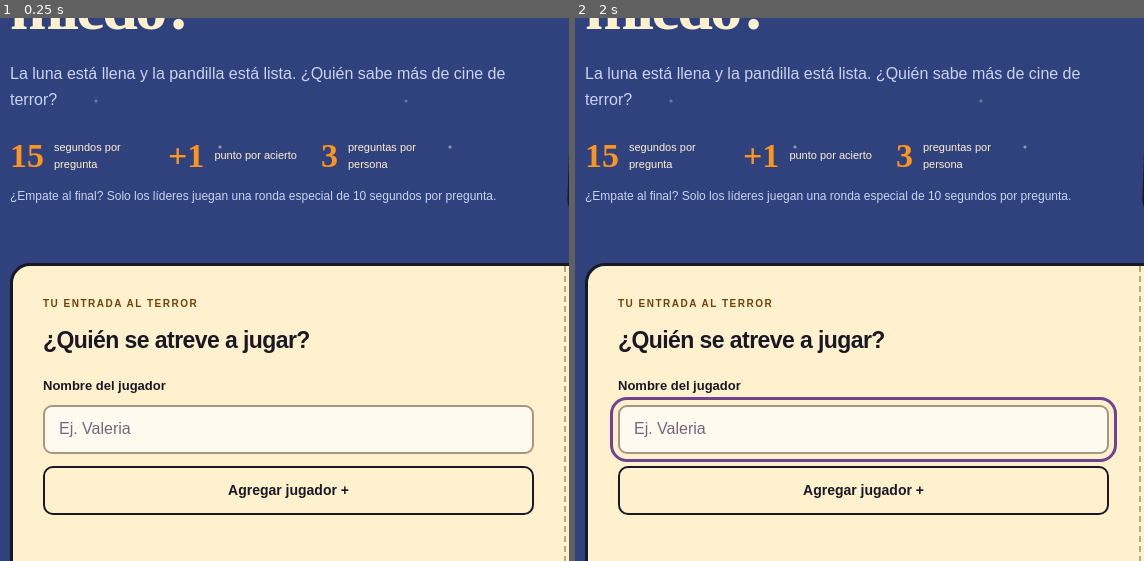
Above: before the commit, frames 1-2 (left to right).
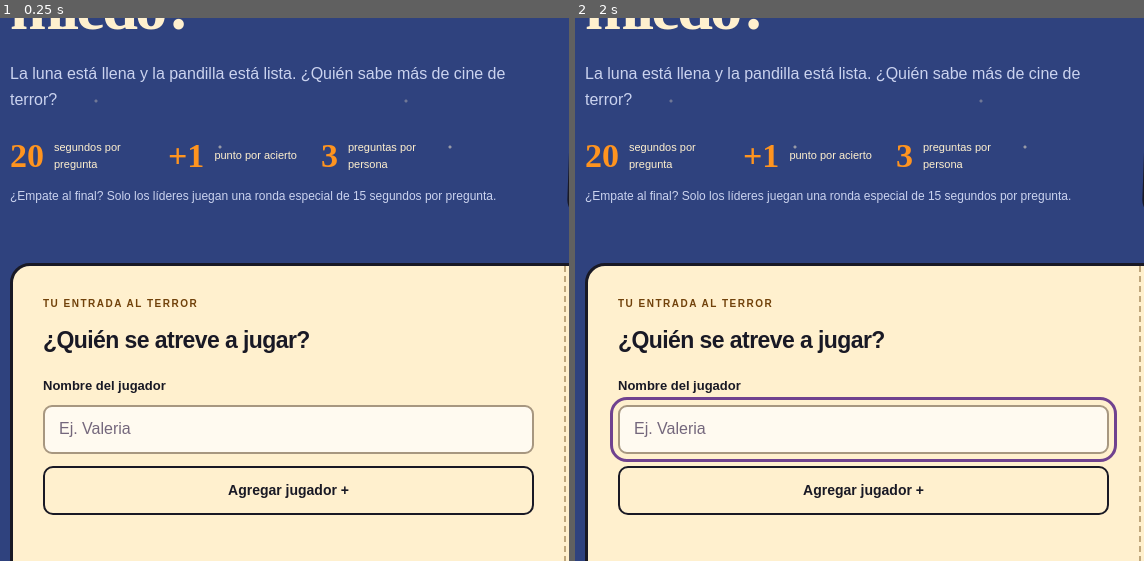
Above: after the commit, the same moments.

Repository: eddevelit/TriviaHalloween2026
Page: browser page public/index.html
The page is run twice, just before and just after one commit, with the same random seed, the same clock (stepped at 60 frames per second) and the same inputs.
Inputs (mouse positions are % of the whole screen's width and height, from its top left):
- Up to frame 1 (0.25 s): no input
- Up to frame 2 (2 s): click "Sonido activado" at 1.27 s; click (25, 68) at 1.87 s; type "5" at 1.87 s; tap Enter at 1.9 s
The pictures show only the part of the screen within x 0-50%, y 30-80%; the shares and areas given below are measured in that part.

The runs differ from the first frame. In frame 1, 0.1% of the frame differs, in the area x 1-65%, y 23-34%; in frame 2, 0.1%.

Commit message:
Increase question time limits by five seconds

Diff:
--- a/public/app.js
+++ b/public/app.js
@@ -1,4 +1,4 @@
-import { registerPlayer, createGame, beginQuestion, answerQuestion, nextTurn, getCurrentPlayer, getWinners, ROUND_COUNT, MAX_PLAYERS } from './game.js';
+import { registerPlayer, createGame, beginQuestion, answerQuestion, nextTurn, getCurrentPlayer, getWinners, ROUND_COUNT, MAX_PLAYERS, QUESTION_TIME, TIEBREAK_TIME } from './game.js';
 
 const app = document.querySelector('#app');
 const soundToggle = document.querySelector('#sound-toggle');
@@ -131,12 +131,12 @@
   illustration.width = 1536;
   illustration.height = 1024;
   const rules = element('div', 'rules');
-  for (const [value, label] of [['15', 'segundos por pregunta'], ['+1', 'punto por acierto'], ['3', 'preguntas por persona']]) {
+  for (const [value, label] of [[String(QUESTION_TIME / 1000), 'segundos por pregunta'], ['+1', 'punto por acierto'], ['3', 'preguntas por persona']]) {
     const rule = element('div', 'rule');
     rule.append(element('strong', '', value), element('span', '', label));
     rules.append(rule);
   }
-  intro.append(rules, element('p', 'muted small', '¿Empate al final? Solo los líderes juegan una ronda especial de 10 segundos por pregunta.'));
+  intro.append(rules, element('p', 'muted small', `¿Empate al final? Solo los líderes juegan una ronda especial de ${TIEBREAK_TIME / 1000} segundos por pregunta.`));
   const ticket = element('section', 'ticket');
   const formSide = element('div', 'ticket-form');
   formSide.append(element('p', 'eyebrow', 'TU ENTRADA AL TERROR'), element('h2', '', '¿Quién se atreve a jugar?'));
--- a/public/game.js
+++ b/public/game.js
@@ -2,8 +2,8 @@
 
 export const ROUND_COUNT = 3;
 export const MAX_PLAYERS = 8;
-export const QUESTION_TIME = 15_000;
-export const TIEBREAK_TIME = 10_000;
+export const QUESTION_TIME = 20_000;
+export const TIEBREAK_TIME = 15_000;
 
 export function registerPlayer(players, rawName) {
   const name = rawName.trim().replace(/\s+/g, ' ');
--- a/test/app.test.js
+++ b/test/app.test.js
@@ -77,12 +77,14 @@
   const screen = createScreen(() => 0);
   let previous;
   for (let turn = 0; turn < 8; turn++) {
+    assert.equal(screen.find('ready-number').textContent, turn < 6 ? '20' : '15');
     const portrait = screen.find('mascot-image');
     assert.notEqual(portrait.src, previous);
     assert.ok(portrait.alt.length > 0);
     assert.ok(existsSync(new URL(`../public/${portrait.src}`, import.meta.url)));
     assert.equal(screen.find('game-sidebar').children[0].className, 'mascot');
     screen.find('stage').children.at(-1).events.click();
+    assert.equal(screen.find('clock').children[1].textContent, turn < 6 ? '20' : '15');
     assert.equal(screen.find('mascot-image').src, portrait.src);
     screen.run(turn === 6
       ? 'answerQuestion(game, game.questions[game.turn].answer); showGame();'
--- a/test/game.test.js
+++ b/test/game.test.js
@@ -52,20 +52,20 @@
   assert.equal(game.players[0].score, 0);
   beginQuestion(game, 1000);
   beginQuestion(game, 2000);
-  assert.equal(game.deadline, 16000);
-  answerQuestion(game, game.questions[0].answer, 15999);
-  answerQuestion(game, game.questions[0].answer, 15999);
+  assert.equal(game.deadline, 21000);
+  answerQuestion(game, game.questions[0].answer, 20999);
+  answerQuestion(game, game.questions[0].answer, 20999);
   assert.equal(game.players[0].score, 1);
   assert.equal(game.phase, 'feedback');
 });
 
-test('wrong, expired, or late answers do not score; the deadline is exactly 15 seconds', () => {
+test('wrong, expired, or late answers do not score; the deadline is exactly 20 seconds', () => {
   for (const mode of ['wrong', 'timeout', 'late']) {
     const game = createGame(['Ana', 'Luis']);
     beginQuestion(game, 1000);
     const correct = game.questions[0].answer;
     const selected = mode === 'timeout' ? null : mode === 'late' ? correct : (correct + 1) % 4;
-    answerQuestion(game, selected, mode === 'wrong' ? 2000 : 16000);
+    answerQuestion(game, selected, mode === 'wrong' ? 2000 : 21000);
     assert.equal(game.players[0].score, 0);
     assert.equal(game.phase, 'feedback');
     assert.equal(game.result.expired, mode !== 'wrong');
@@ -90,7 +90,7 @@
     const player = game.turn % game.players.length;
     turns[player]++;
     beginQuestion(game, 0);
-    answerQuestion(game, player === 0 ? game.questions[game.turn].answer : null, player === 0 ? 1000 : 15000);
+    answerQuestion(game, player === 0 ? game.questions[game.turn].answer : null, player === 0 ? 1000 : 20000);
     nextTurn(game);
   }
   assert.deepEqual(turns, [ROUND_COUNT, ROUND_COUNT, ROUND_COUNT]);
@@ -108,7 +108,7 @@
   assert.deepEqual(getWinners(game).map((player) => player.name), ['Ana', 'Luis']);
 });
 
-test('a first-place tie starts a 10-second round with only the tied leaders and fresh questions', () => {
+test('a first-place tie starts a 15-second round with only the tied leaders and fresh questions', () => {
   const game = createGame(['Ana', 'Luis', 'Eva']);
   const regularQuestions = [...game.questions];
   finishRound(game, ['Ana', 'Luis']);
@@ -129,14 +129,14 @@
   const game = createGame(['Ana', 'Luis', 'Eva']);
   finishRound(game, ['Ana', 'Luis']);
   beginQuestion(game, 0);
-  answerQuestion(game, game.questions[game.turn].answer, 9999);
-  answerQuestion(game, game.questions[game.turn].answer, 9999);
+  answerQuestion(game, game.questions[game.turn].answer, 14999);
+  answerQuestion(game, game.questions[game.turn].answer, 14999);
   nextTurn(game);
   assert.equal(game.phase, 'ready');
   assert.equal(game.players[0].score, 4);
   assert.equal(getCurrentPlayer(game).name, 'Luis');
   beginQuestion(game, 0);
-  answerQuestion(game, null, 10000);
+  answerQuestion(game, null, 15000);
   nextTurn(game);
   assert.equal(game.phase, 'results');
   assert.deepEqual(getWinners(game), [{ name: 'Ana', score: 4 }]);
@@ -161,15 +161,15 @@
   assert.deepEqual(getWinners(game), [{ name: 'Luis', score: 6 }]);
 });
 
-test('tiebreak answers are accepted before 10 seconds and rejected at or after the deadline', () => {
-  for (const elapsed of [9999, 10000, 20000]) {
+test('tiebreak answers are accepted before 15 seconds and rejected at or after the deadline', () => {
+  for (const elapsed of [10000, 14999, 15000, 20000]) {
     const game = createGame(['Ana', 'Luis']);
     finishRound(game);
     beginQuestion(game, 1000);
-    assert.equal(game.deadline, 11000);
+    assert.equal(game.deadline, 16000);
     answerQuestion(game, game.questions[game.turn].answer, 1000 + elapsed);
-    assert.equal(game.players[0].score, elapsed < 10000 ? 1 : 0);
-    assert.equal(game.result.expired, elapsed >= 10000);
+    assert.equal(game.players[0].score, elapsed < 15000 ? 1 : 0);
+    assert.equal(game.result.expired, elapsed >= 15000);
     assert.equal(game.phase, 'feedback');
   }
 });
Not shown, changed: AGENTS.md
